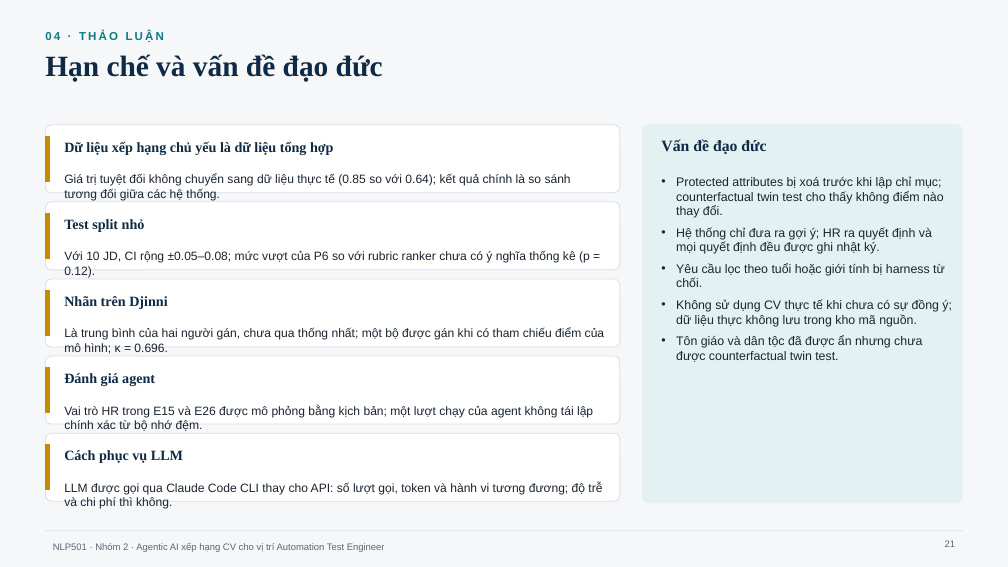
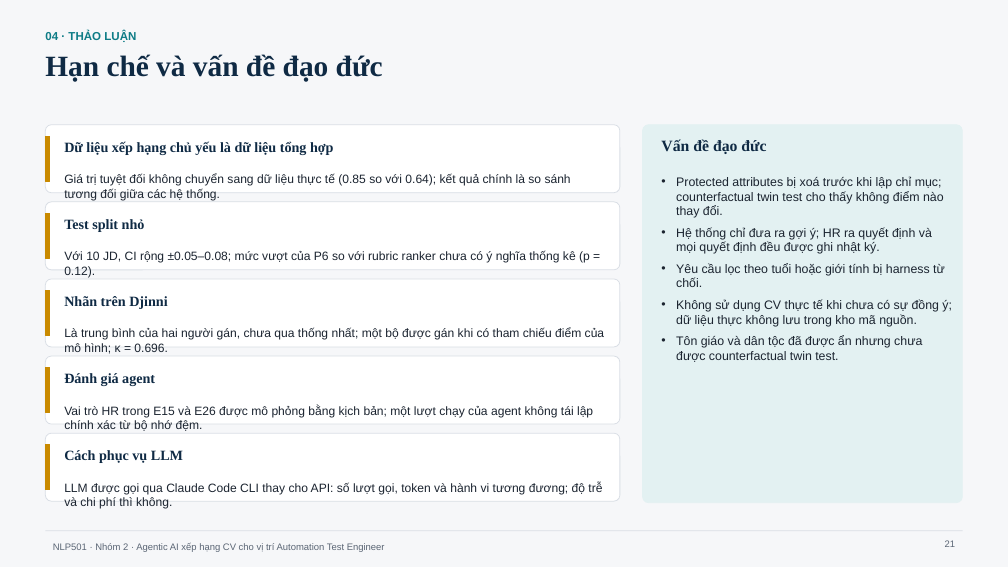
Before and after one commit to ZgsNat/NLP501.22_GROUP_2, a slide deck: slide 21 of NLP501_Nhom2_BaoCaoCuoiKy_v13.pptx. Drawn at 1008x567 pixels with LibreOffice and Linux fonts; fonts in the diff are those of the drawing. Boxes give left, top, right and bottom in pixels: in the first picture for what was removed or moved away, otherwise in the second. Text is boxed around its words. In the diff, an @@ line names an element or a change of style, - is before the commit and + after.

```diff
--- a/NLP501_Nhom2_BaoCaoCuoiKy_v13.pptx
+++ b/NLP501_Nhom2_BaoCaoCuoiKy_v13.pptx
@@ text "04 · THẢO LUẬN" at [45, 31, 136, 42]: letter spacing 2 to 0 pt @@
```
Also in this commit, not shown: 23 other slides changed.
